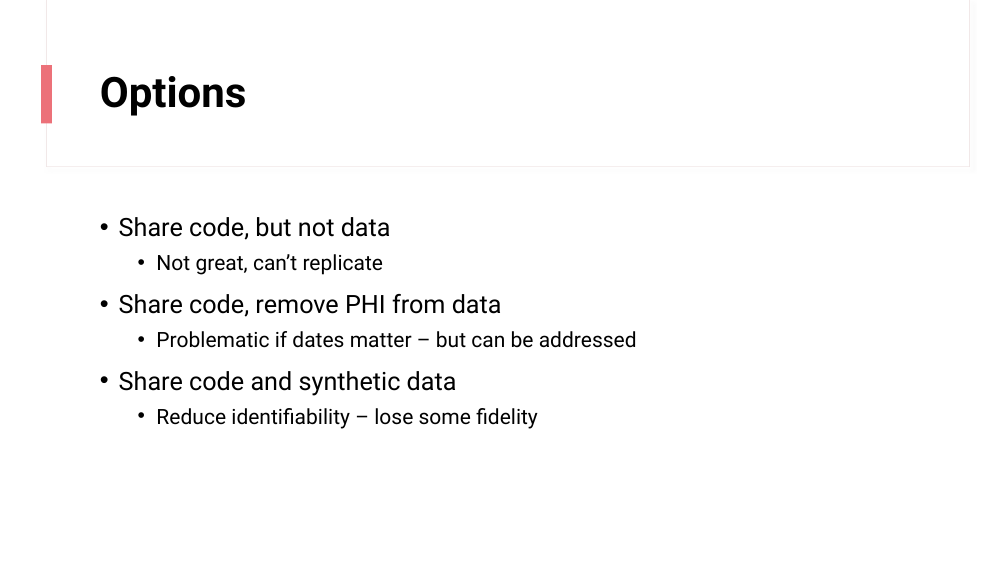
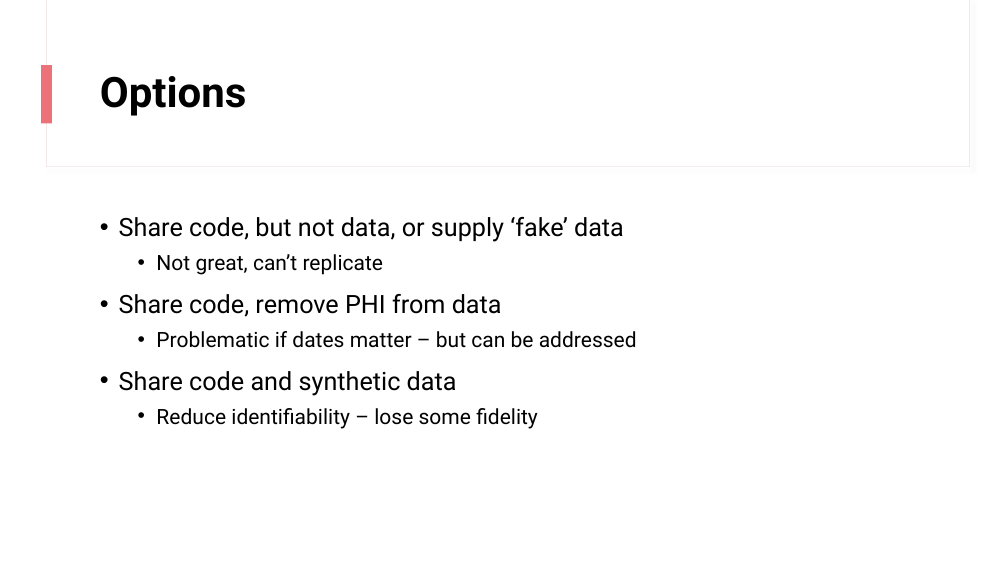
Before and after one commit to higgi13425/rmrwr-book, a slide deck: slide 3 of data/PHI_data.pptx. Drawn at 1008x567 pixels with LibreOffice and Linux fonts; fonts in the diff are those of the drawing. Boxes give left, top, right and bottom in pixels: in the first picture for what was removed or moved away, otherwise in the second. Text is boxed around its words. In the diff, an @@ line names an element or a change of style, - is before the commit and + after.

```diff
--- a/data/PHI_data.pptx
+++ b/data/PHI_data.pptx
@@ text at box(119, 217, 624, 242): text changed @@
-• Share code, but not data
+• Share code, but not data, or supply ‘fake’ data
```
Also in this commit, not shown: 10 other slides changed, 3 slides added, 1 other file.
